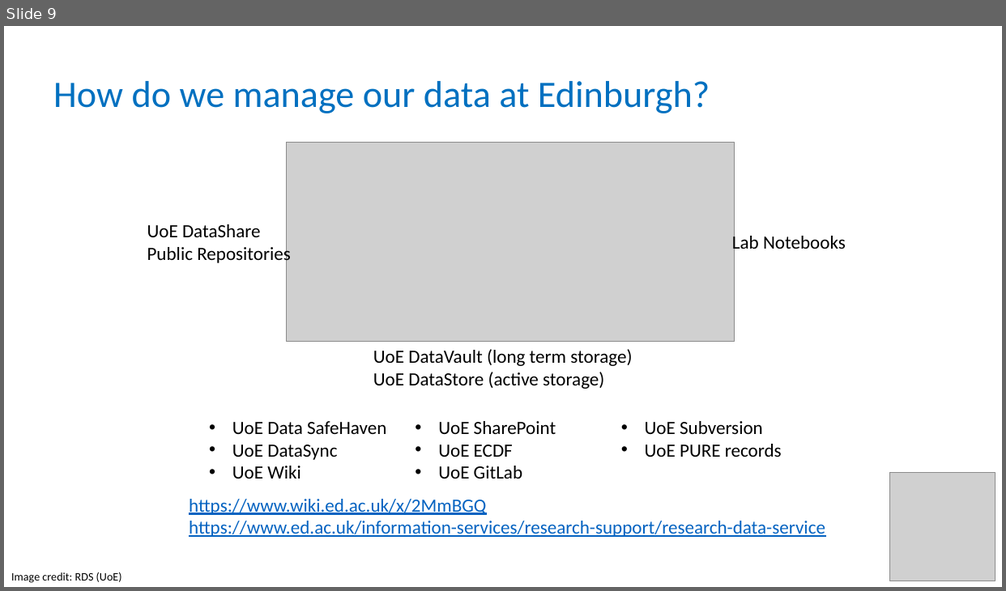
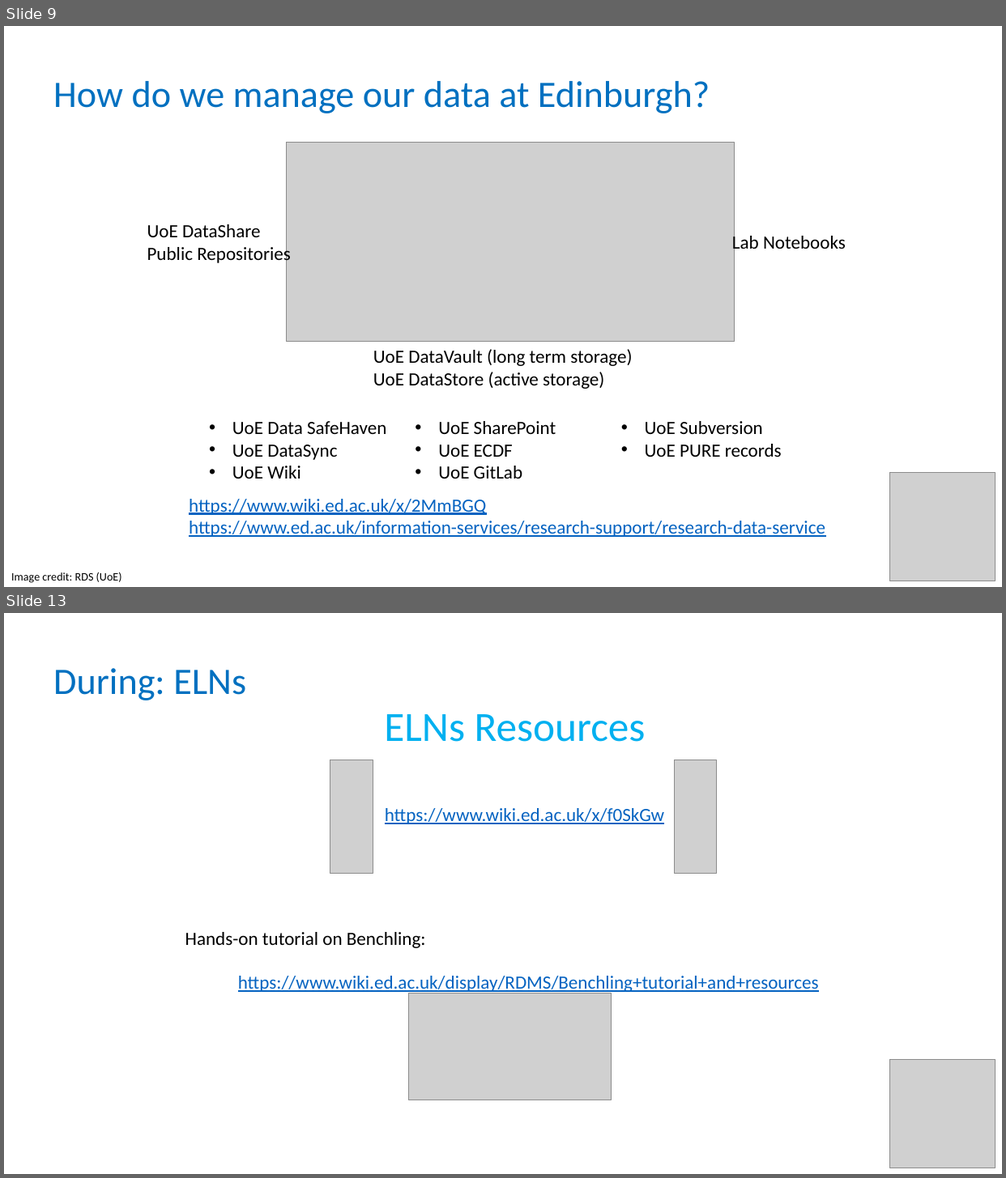
Before and after one commit to carpentries-incubator/fair-bio-practice, a slide deck: instructors/14-data_management_planning_v2.0.pptx. Shown one above the other, each under a label of ours: slide 9 before the commit, slides 9 and 13 after it; the slides between them are not shown. The pictures are 1006x591 and 1006x1178 pixels, drawn with LibreOffice and Linux fonts; fonts in the diff are those of the drawing; grey boxes stand for pictures. Boxes give left, top, right and bottom in pixels: in the first picture for what was removed or moved away, otherwise in the second. Text is boxed around its words. In the diff, an @@ line names an element or a change of style, - is before the commit and + after.

```diff
--- a/instructors/14-data_management_planning_v2.0.pptx
+++ b/instructors/14-data_management_planning_v2.0.pptx
@@ slide 13 added at [4, 613, 1002, 1174], background #FFFFFF @@
@@ text added at [53, 668, 246, 700], 36 pt, text #0070C0 @@
+During: ELNs
@@ title added at [384, 714, 646, 742], 40 pt, text #00B0F0 @@
+ELNs Resources
@@ picture added at [330, 760, 373, 874] @@
@@ picture added at [674, 760, 717, 874] @@
@@ text added at [385, 808, 664, 824], 18 pt, text #0563C1, underline @@
+https://www.wiki.ed.ac.uk/x/f0SkGw
@@ text added at [185, 932, 426, 948], 18 pt, text #000000 @@
+Hands-on tutorial on Benchling:
@@ text added at [238, 976, 819, 994], 18 pt, text #0563C1, underline @@
+https://www.wiki.ed.ac.uk/display/RDMS/Benchling+tutorial+and+resources
@@ picture added at [408, 994, 612, 1100] @@
@@ picture added at [889, 1060, 995, 1169] @@
```
Also in this commit, not shown: 1 slide changed, 2 other slides added, 1 other file.
